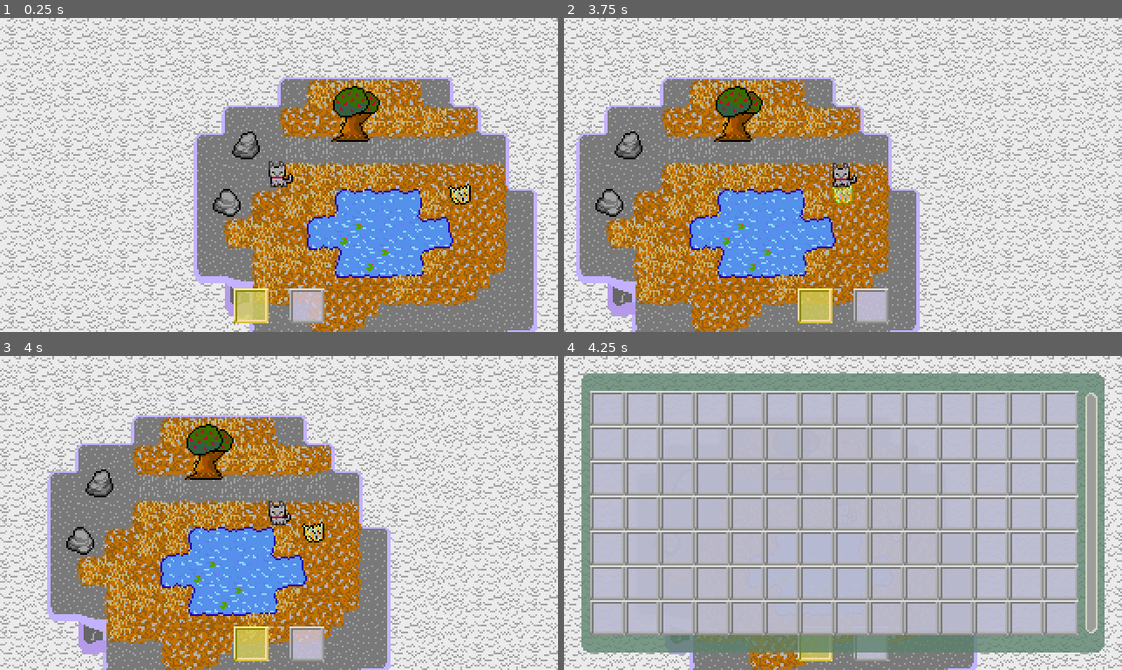
Above: before the commit, frames 1-4 (two rows, left to right).
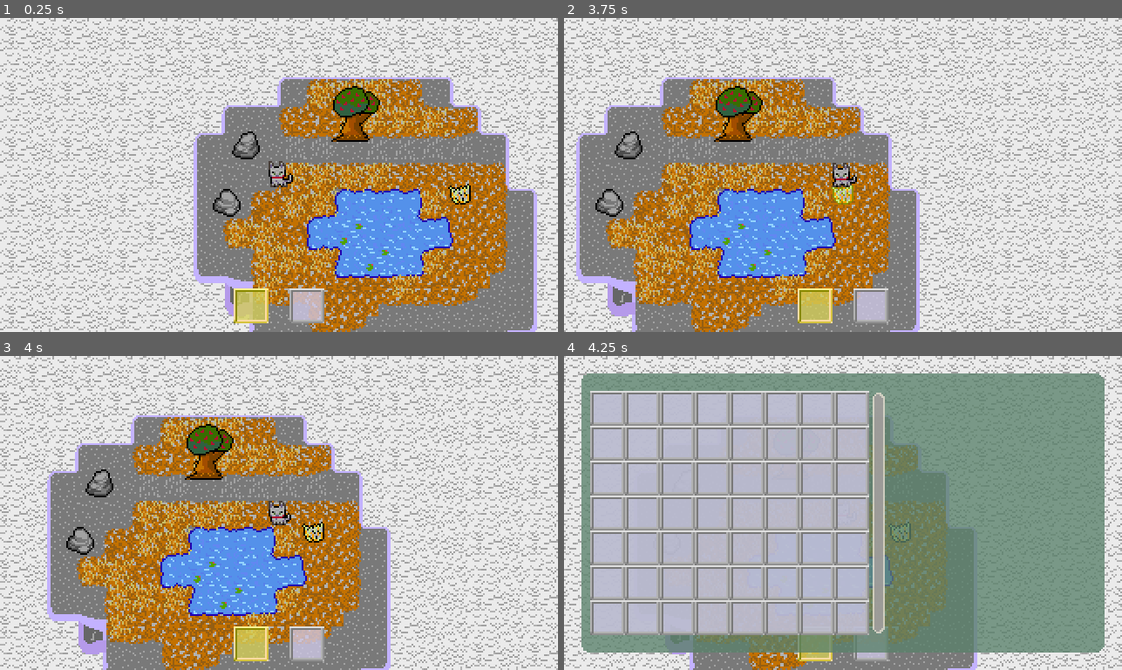
Above: after the commit, the same moments.

Repository: Tsunami014/SkyIslands
Game: Godot game, scene res://Main.tscn
Same seed, same stepped clock (60 frames per second), same inputs: the game is played once before the commit and once after it.
Inputs:
- Up to frame 1 (0.25 s): no input
- Up to frame 2 (3.75 s): tap Enter at 0.5 s; hold Right (move_right) 0.53-1.28 s; tap Tab (change_hotbar) at 0.6, 3.6 s; hold Down (move_down) 1.28-2.03 s; tap Space (collect) at 1.35 s; hold Right (move_right) 2.03-2.78 s; tap Alt at 2.1 s; hold Up (move_up) 2.78-3.53 s; tap Shift at 2.85 s; hold Left (move_left) from 3.53 s (still down)
- Up to frame 3 (4 s): keep holding Left (move_left)
- Up to frame 4 (4.25 s): keep holding Left (move_left); tap E (inventory) at 4.15 s

Frames 1-3 are identical in both runs. In frame 4, 28% of the frame differs, in the area x 54-96%, y 11-89%.

Commit message:
Added a preview next to the inventory

Diff:
--- a/game/Main.tscn
+++ b/game/Main.tscn
@@ -10,6 +10,7 @@
 [ext_resource type="Texture2D" uid="uid://wfu8t1vn67h0" path="res://assets/gui.png" id="8_trn2v"]
 [ext_resource type="Script" uid="uid://bpfh1gnb20nrk" path="res://hotbar.gd" id="9_wkp8b"]
 [ext_resource type="Script" uid="uid://bjuuacgamcya3" path="res://inventory.gd" id="10_wkp8b"]
+[ext_resource type="Texture2D" uid="uid://45aidkviyjlx" path="res://assets/items.png" id="11_20pc6"]
 
 [sub_resource type="ShaderMaterial" id="ShaderMaterial_wkp8b"]
 shader = ExtResource("5_03owx")
@@ -97,6 +98,22 @@
 corner_detail = 2
 anti_aliasing = false
 
+[sub_resource type="StyleBoxFlat" id="StyleBoxFlat_c6i3y"]
+bg_color = Color(0.6862745, 0.5568628, 0.6313726, 0.78431374)
+corner_radius_top_left = 3
+corner_radius_top_right = 3
+corner_radius_bottom_right = 3
+corner_radius_bottom_left = 3
+corner_detail = 2
+anti_aliasing = false
+
+[sub_resource type="ShaderMaterial" id="ShaderMaterial_5vvyt"]
+shader = ExtResource("5_03owx")
+
+[sub_resource type="AtlasTexture" id="AtlasTexture_c6i3y"]
+atlas = ExtResource("11_20pc6")
+region = Rect2(0, 0, 16, 16)
+
 [node name="Node2D" type="Node2D"]
 
 [node name="CloudBg" type="Parallax2D" parent="."]
@@ -222,7 +239,6 @@
 
 [node name="Inventory" type="Panel" parent="Player/Camera2D"]
 unique_name_in_owner = true
-visible = false
 anchors_preset = 8
 anchor_left = 0.5
 anchor_top = 0.5
@@ -241,7 +257,7 @@
 layout_mode = 0
 offset_left = 5.0
 offset_top = 10.0
-offset_right = 285.0
+offset_right = 165.0
 offset_bottom = 150.0
 texture = ExtResource("8_trn2v")
 region_rect = Rect2(0, 0, 20, 20)
@@ -256,19 +272,37 @@
 
 [node name="Scroll" type="Panel" parent="Player/Camera2D/Inventory"]
 layout_mode = 0
-offset_left = 289.0
+offset_left = 167.0
 offset_top = 11.0
-offset_right = 296.0
+offset_right = 174.0
 offset_bottom = 149.0
 theme_override_styles/panel = SubResource("StyleBoxFlat_20pc6")
 
-[node name="Panel" type="Panel" parent="Player/Camera2D/Inventory/Scroll"]
+[node name="Bar" type="Panel" parent="Player/Camera2D/Inventory/Scroll"]
 layout_mode = 0
 offset_left = 1.0
 offset_top = 1.0
 offset_right = 6.0
 offset_bottom = 137.0
 theme_override_styles/panel = SubResource("StyleBoxFlat_5vvyt")
+
+[node name="Preview" type="Panel" parent="Player/Camera2D/Inventory"]
+layout_mode = 0
+offset_left = 179.0
+offset_top = 3.0
+offset_right = 297.0
+offset_bottom = 157.0
+theme_override_styles/panel = SubResource("StyleBoxFlat_c6i3y")
+
+[node name="Img" type="TextureRect" parent="Player/Camera2D/Inventory/Preview"]
+material = SubResource("ShaderMaterial_5vvyt")
+layout_mode = 0
+offset_left = 43.0
+offset_top = 3.0
+offset_right = 59.0
+offset_bottom = 19.0
+scale = Vector2(2, 2)
+texture = SubResource("AtlasTexture_c6i3y")
 
 [connection signal="body_entered" from="Map/Rock" to="Map/Rock" method="_on_body_entered"]
 [connection signal="body_exited" from="Map/Rock" to="Map/Rock" method="_on_body_exited"]
--- a/game/inventory.gd
+++ b/game/inventory.gd
@@ -12,11 +12,17 @@
 	Items.inventoryUpdate.connect(_update)
 	max_wid = int($Squares.size.x/20)
 
+
 func _tick() -> void:
+	tickInput()
+
+func tickInput() -> void:
 	if len(inv) == 0:
 		$Squares/Selector.hide()
+		$Preview.hide()
 		return
 	$Squares/Selector.show()
+	$Preview.show()
 	var lr = sign(Input.get_axis("move_left", "move_right"))
 	if lr != 0:
 		if lr_hold_time >= maxHold:
@@ -51,6 +57,8 @@
 	if Input.is_action_just_pressed("collect"):
 		inv[cursPos].select = not inv[cursPos].select
 
+	$Preview/Img.texture.region = inv[cursPos].texture.region
+
 
 func _update() -> void:
 	var myinvln = len(inv)
Not shown: 1 places in game/Main.tscn that only renumber resources
